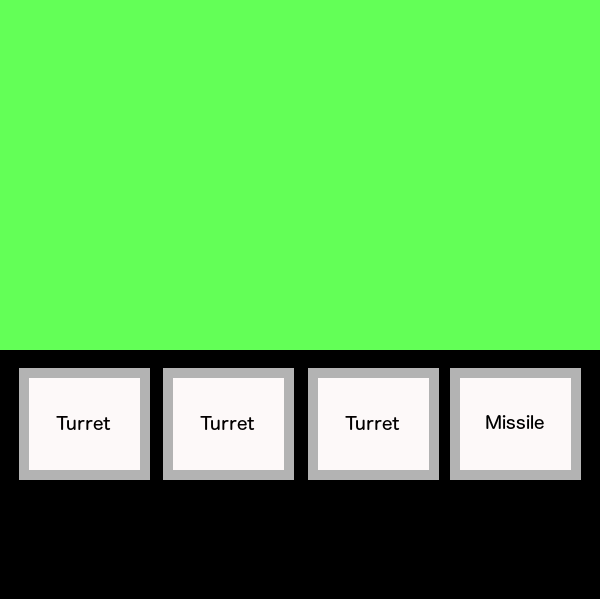
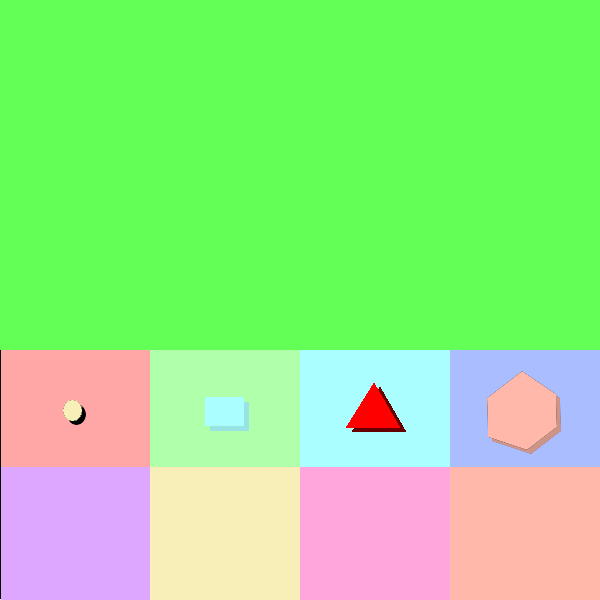
Two versions of the same layered image (600x600). Layer-by-layer changes:
removed group "Button copy #2" (2 layers) over <box>450,368,581,480</box>
removed layer "Missile" from group "Button copy #2" over <box>486,415,544,429</box>
added group "Items" with 4 layers above "Layer #3" over <box>63,371,561,454</box>
added layer "Layer #7" in group "Items" over <box>487,371,561,454</box>
added layer "Layer #6" in group "Items" over <box>346,383,406,432</box>
moved "Layer #5" into group "Items", painted on it over <box>205,368,581,480</box>
removed group "Button copy #1" (2 layers) over <box>308,368,439,480</box>
removed layer "Turret #2" from group "Button copy #1" over <box>345,416,400,430</box>
moved "Layer #4" into group "Items", painted on it over <box>63,368,439,480</box>
removed group "Button copy" (2 layers) over <box>163,368,294,480</box>
removed layer "Turret #1" from group "Button copy" over <box>200,416,255,430</box>
moved "Layer #3" out of group "Button copy", painted on it over <box>1,350,600,600</box>
hid group "Button" (2 layers) over <box>19,368,150,480</box>
hid "Background" over <box>1,350,600,600</box>
